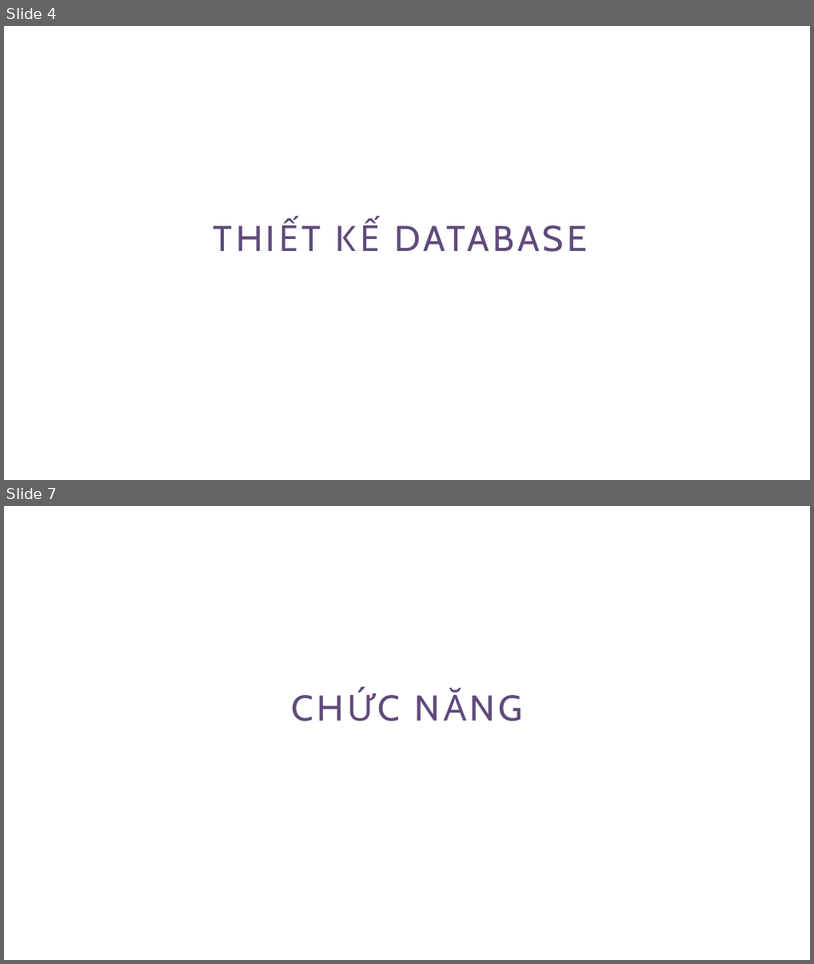
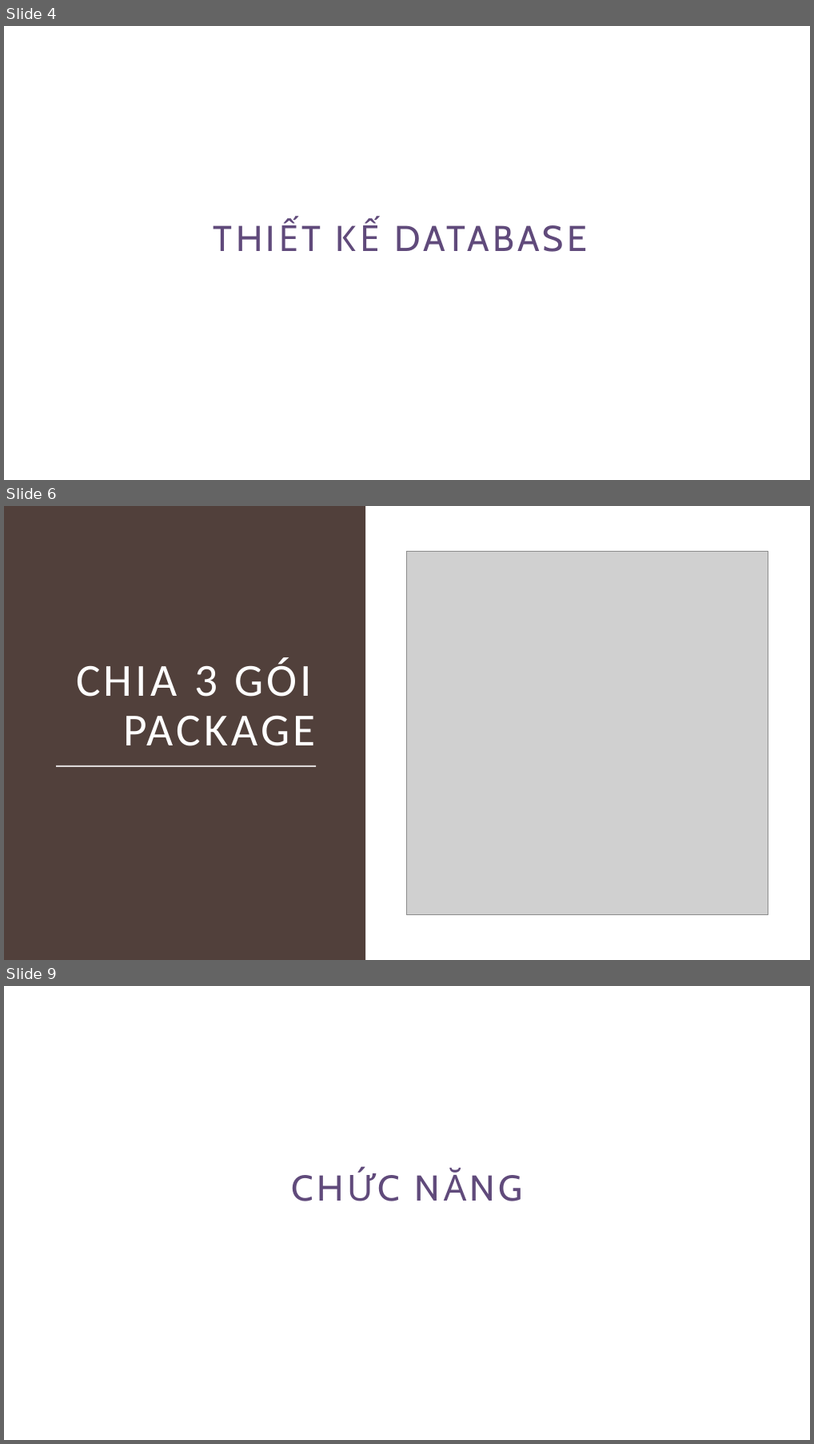
Before and after one commit to loilunhp007/qltvJava, a slide deck: TEST1.pptx. Shown one above the other, each under a label of ours: slides 4 and 7 before the commit, slides 4, 6 and 9 after it; the slides between them are not shown. The pictures are 814x964 and 814x1444 pixels, drawn with LibreOffice and Linux fonts; fonts in the diff are those of the drawing; grey boxes stand for pictures. Boxes give left, top, right and bottom in pixels: in the first picture for what was removed or moved away, otherwise in the second. Text is boxed around its words. In the diff, an @@ line names an element or a change of style, - is before the commit and + after.

```diff
--- a/TEST1.pptx
+++ b/TEST1.pptx
@@ slide 6 added at bbox=[4, 506, 810, 960], background #FFFFFF @@
@@ rectangle added at bbox=[4, 506, 366, 959], fill #51403B @@
@@ picture added at bbox=[407, 551, 769, 914] @@
@@ text added at bbox=[76, 658, 316, 746], 41 pt, text #FFFFFF @@
+CHIA 3 GÓI PACKAGE
@@ line added from (57, 766) to (316, 766), #FFFFFF 1.5 pt @@
@@ what was slide 7 is now slide 9 @@
```
Also in this commit, not shown: 2 other slides added, 1 slide removed.
